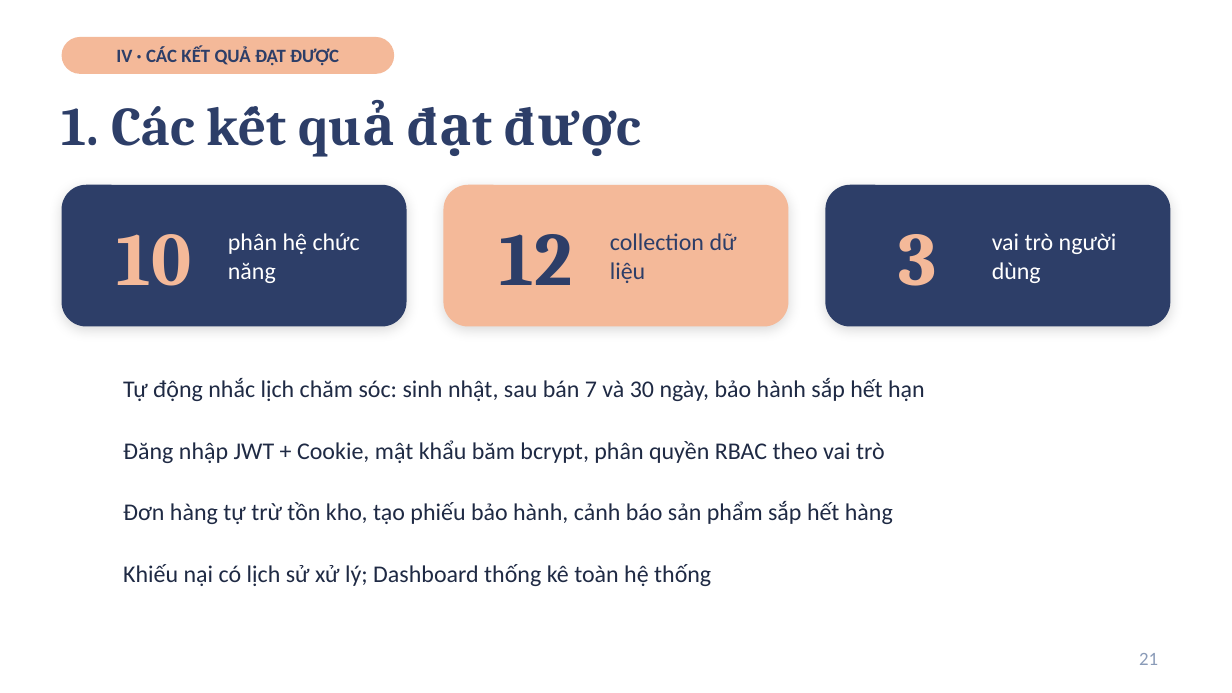
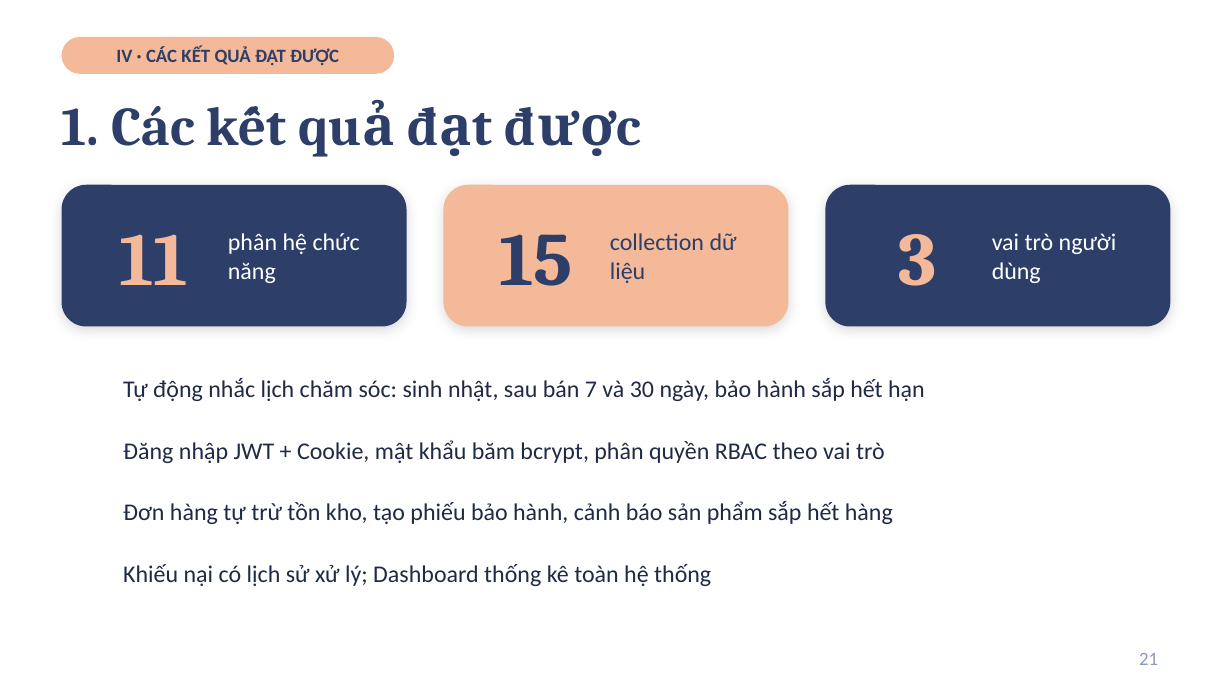
Before and after one commit to tqlong1003/SPS-System, a slide deck: slide 21 of Slide_Khoa_Luan.pptx. Drawn at 1232x693 pixels with LibreOffice and Linux fonts; fonts in the diff are those of the drawing. Boxes give left, top, right and bottom in pixels: in the first picture for what was removed or moved away, otherwise in the second. Text is boxed around its words. In the diff, an @@ line names an element or a change of style, - is before the commit and + after.

```diff
--- a/Slide_Khoa_Luan.pptx
+++ b/Slide_Khoa_Luan.pptx
@@ text at box(119, 234, 188, 285): text changed @@
-10
+11
@@ text at box(499, 234, 573, 286): text changed @@
-12
+15
```
Also in this commit, not shown: 14 other slides changed, 20 other files.
